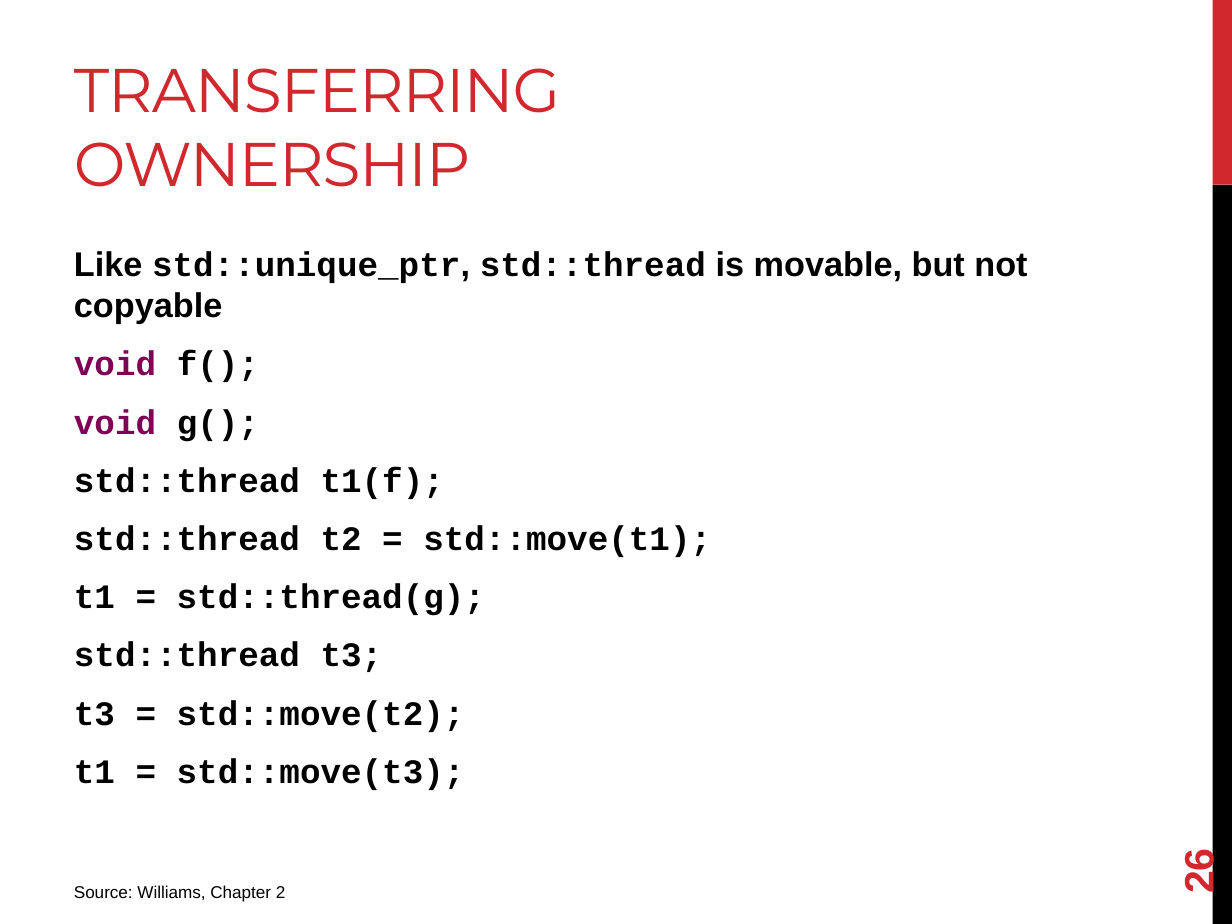
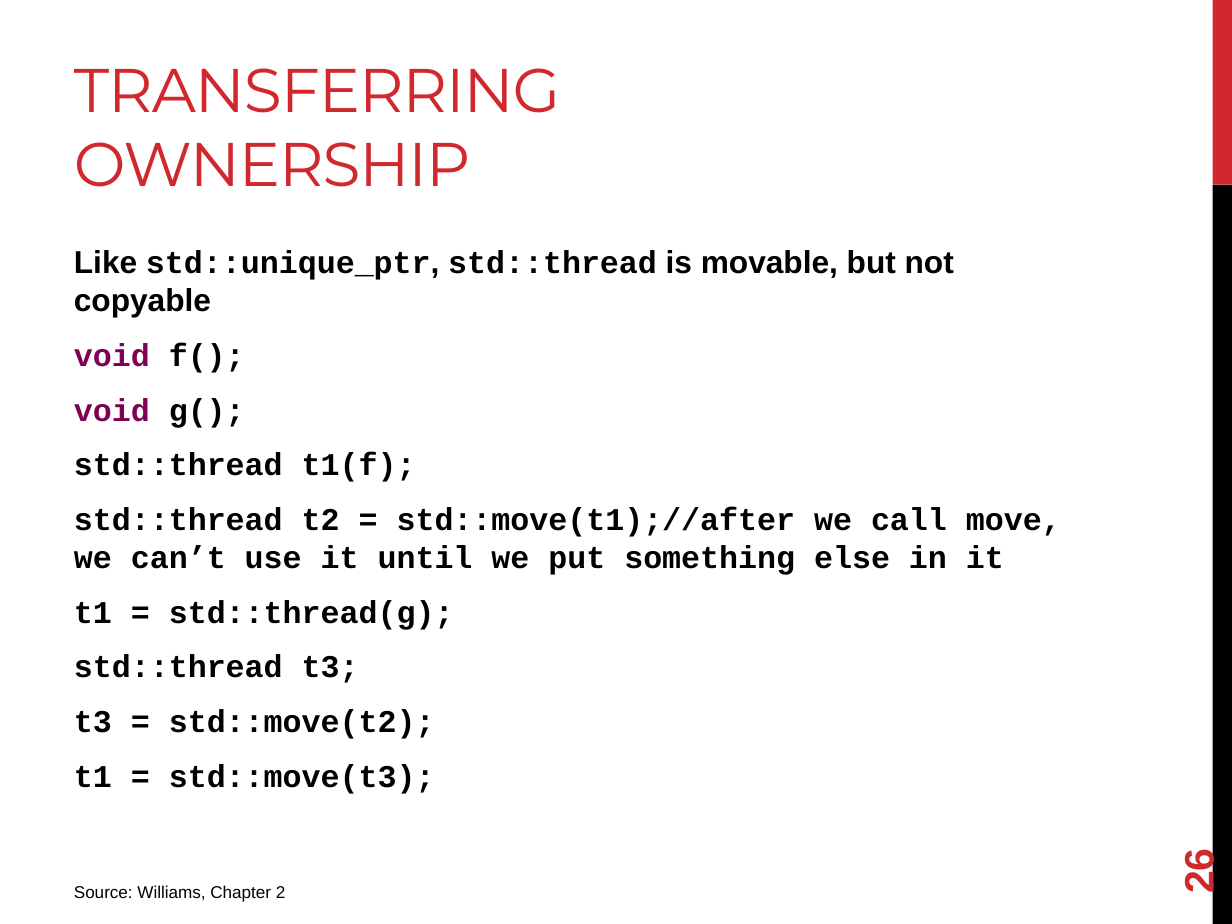
Before and after one commit to joshpeterson/DevelopingConcurrentSoftware, a slide deck: slide 26 of Lectures/Threads/Threads.pptx. Drawn at 1232x924 pixels with LibreOffice and Linux fonts; fonts in the diff are those of the drawing. Boxes give left, top, right and bottom in pixels: in the first picture for what was removed or moved away, otherwise in the second. Text is boxed around its words. In the diff, an @@ line names an element or a change of style, - is before the commit and + after.

```diff
--- a/Lectures/Threads/Threads.pptx
+++ b/Lectures/Threads/Threads.pptx
@@ text at (74, 250, 954, 794): size 20 to 18.5 pt in "Like std::unique_ptr, std::thread is movable, but not ...", "void f();", "void g();", "std::thread t1(f);" and 4 more places @@
@@ text at (74, 507, 1061, 575): text changed; size 20 to 18.5 pt @@
-std::thread t2 = std::move(t1);
+std::thread t2 = std::move(t1);//after we call move, we can’t use it until we put something else in it
```
Also in this commit, not shown: 12 other slides changed, 12 other files.
